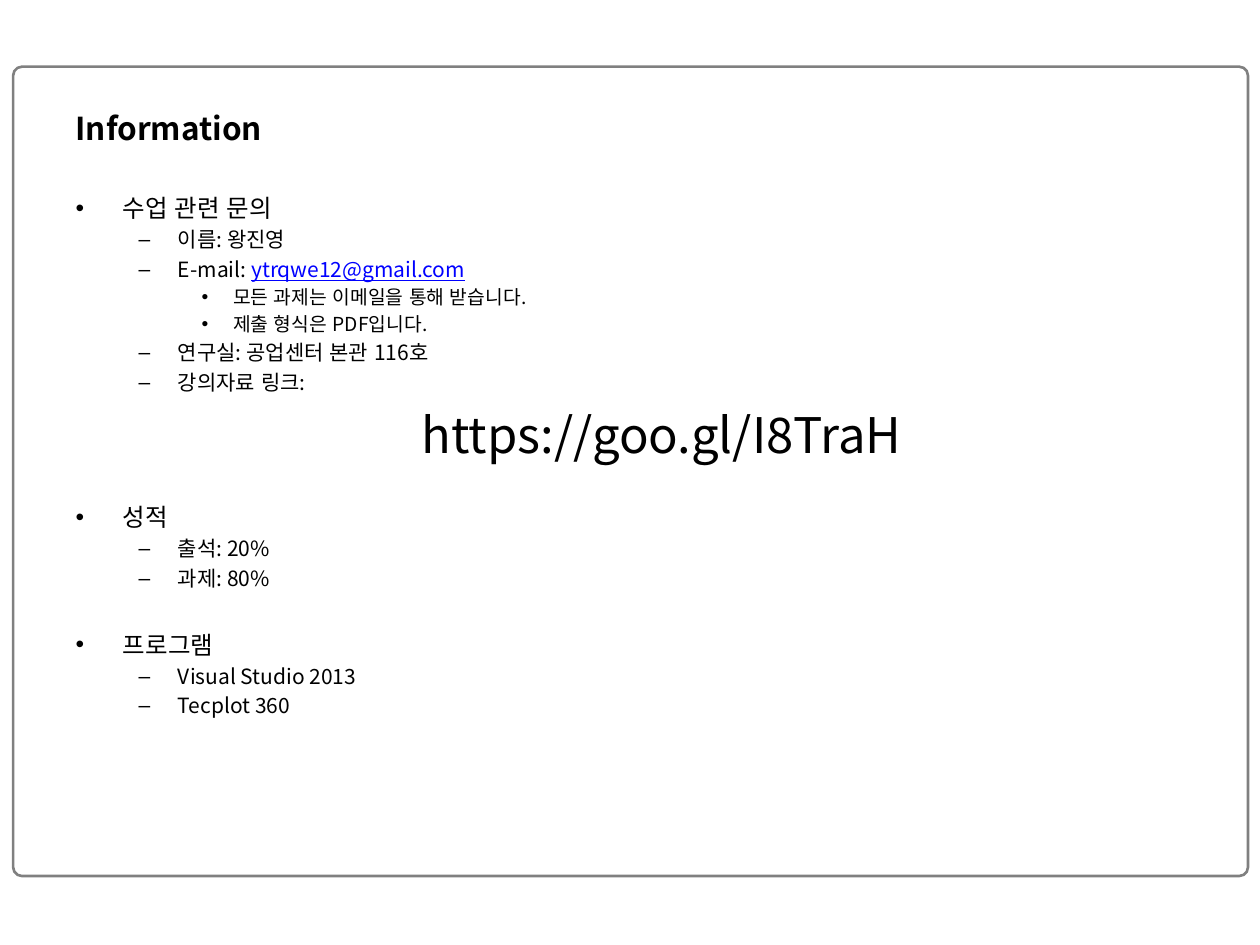
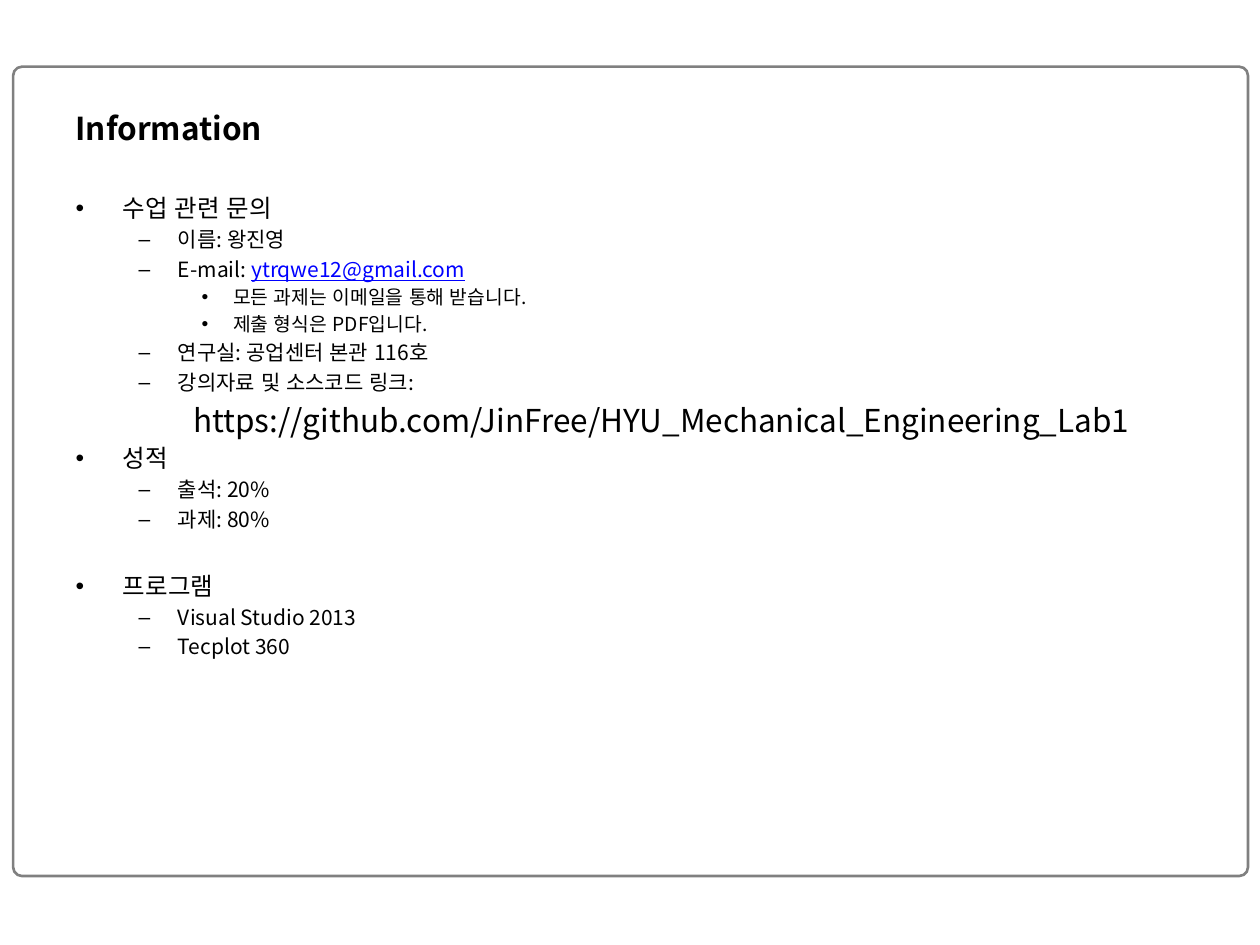
Before and after one commit to JinFree/HYU_Mechanical_Engineering_Lab1, a slide deck: slide 2 of 기계공학실험_01.pptx. Drawn at 1260x945 pixels with LibreOffice and Linux fonts; fonts in the diff are those of the drawing; background and template pictures are left out. Boxes give left, top, right and bottom in pixels: in the first picture for what was removed or moved away, otherwise in the second. Text is boxed around its words. In the diff, an @@ line names an element or a change of style, - is before the commit and + after.

Commit message:
깃헙 추가

```diff
--- a/기계공학실험_01.pptx
+++ b/기계공학실험_01.pptx
@@ text at (178,372,1129,440): text changed; size 28 to 18 pt @@
-  – 강의자료 링크:
-  https://goo.gl/I8TraH
+  – 강의자료 및 소스코드 링크:
+  https://github.com/JinFree/HYU_Mechanical_Engineering_Lab1
```
